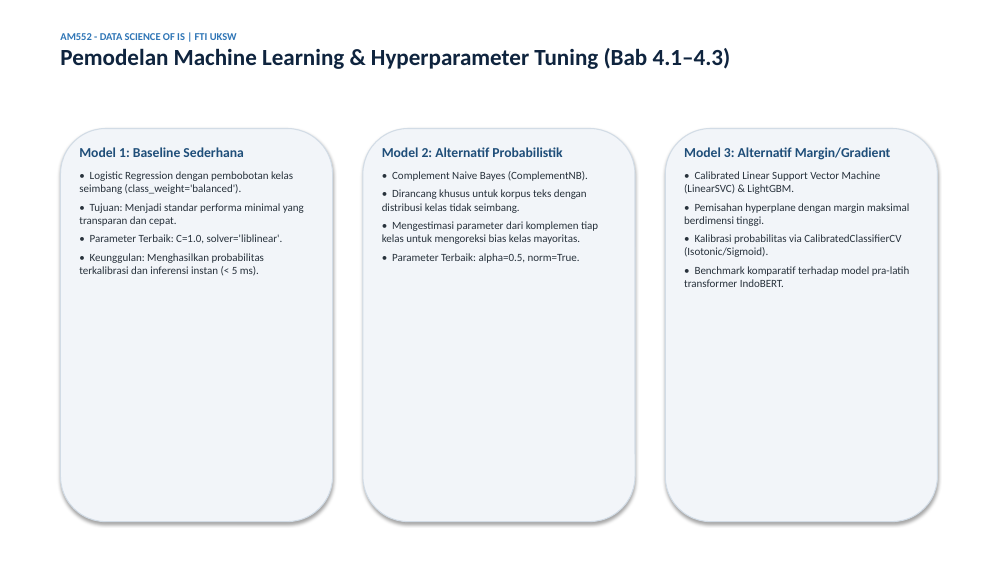
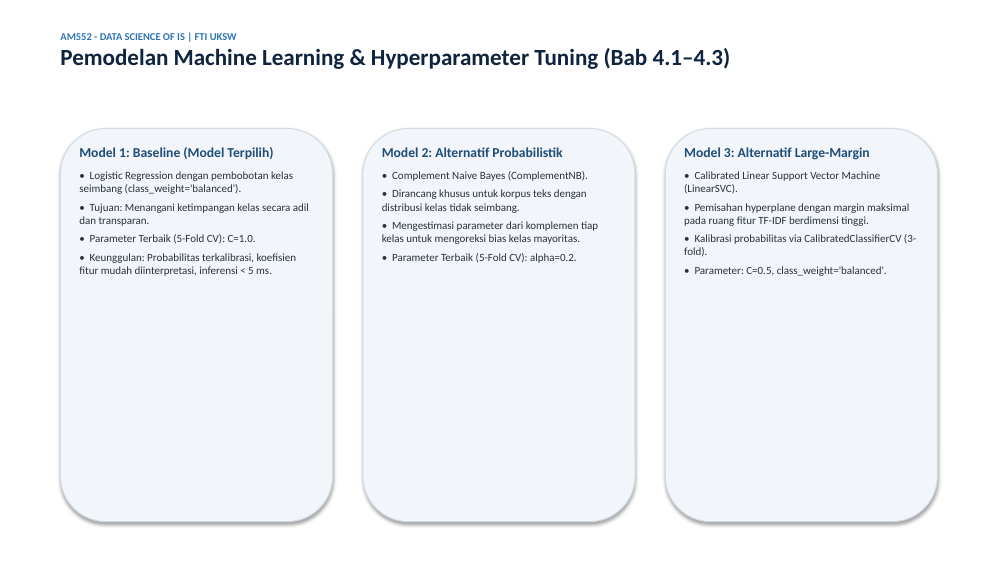
Before and after one commit to awillyam327/AM552B_GenAI_Indonesia, a slide deck: slide 7 of 06_deployment_reporting/682024046_KEL_DS_Presentasi.pptx. Drawn at 1008x567 pixels with LibreOffice and Linux fonts; fonts in the diff are those of the drawing. Boxes give left, top, right and bottom in pixels: in the first picture for what was removed or moved away, otherwise in the second. Text is boxed around its words. In the diff, an @@ line names an element or a change of style, - is before the commit and + after.

```diff
--- a/06_deployment_reporting/682024046_KEL_DS_Presentasi.pptx
+++ b/06_deployment_reporting/682024046_KEL_DS_Presentasi.pptx
@@ text at bbox=[79, 147, 273, 159]: text changed @@
-Model 1: Baseline Sederhana
+Model 1: Baseline (Model Terpilih)
@@ text at bbox=[684, 147, 916, 276]: text changed @@
-Model 3: Alternatif Margin/Gradient
-• Calibrated Linear Support Vector Machine (LinearSVC) & LightGBM.
-• Pemisahan hyperplane dengan margin maksimal berdimensi tinggi.
-• Kalibrasi probabilitas via CalibratedClassifierCV (Isotonic/Sigmoid).
-• Benchmark komparatif terhadap model pra-latih transformer IndoBERT.
+Model 3: Alternatif Large-Margin
+• Calibrated Linear Support Vector Machine (LinearSVC).
+• Pemisahan hyperplane dengan margin maksimal pada ruang fitur TF-IDF berdimensi tinggi.
+• Kalibrasi probabilitas via CalibratedClassifierCV (3-fold).
+• Parameter: C=0.5, class_weight='balanced'.
@@ text at bbox=[79, 203, 309, 276]: text changed @@
-• Tujuan: Menjadi standar performa minimal yang transparan dan cepat.
-• Parameter Terbaik: C=1.0, solver='liblinear'.
-• Keunggulan: Menghasilkan probabilitas terkalibrasi dan inferensi instan (< 5 ms).
+• Tujuan: Menangani ketimpangan kelas secara adil dan transparan.
+• Parameter Terbaik (5-Fold CV): C=1.0.
+• Keunggulan: Probabilitas terkalibrasi, koefisien fitur mudah diinterpretasi, inferensi < 5 ms.
@@ text at bbox=[392, 253, 577, 263]: text changed @@
-• Parameter Terbaik: alpha=0.5, norm=True.
+• Parameter Terbaik (5-Fold CV): alpha=0.2.
```
Also in this commit, not shown: 3 other slides changed, 34 other files.
